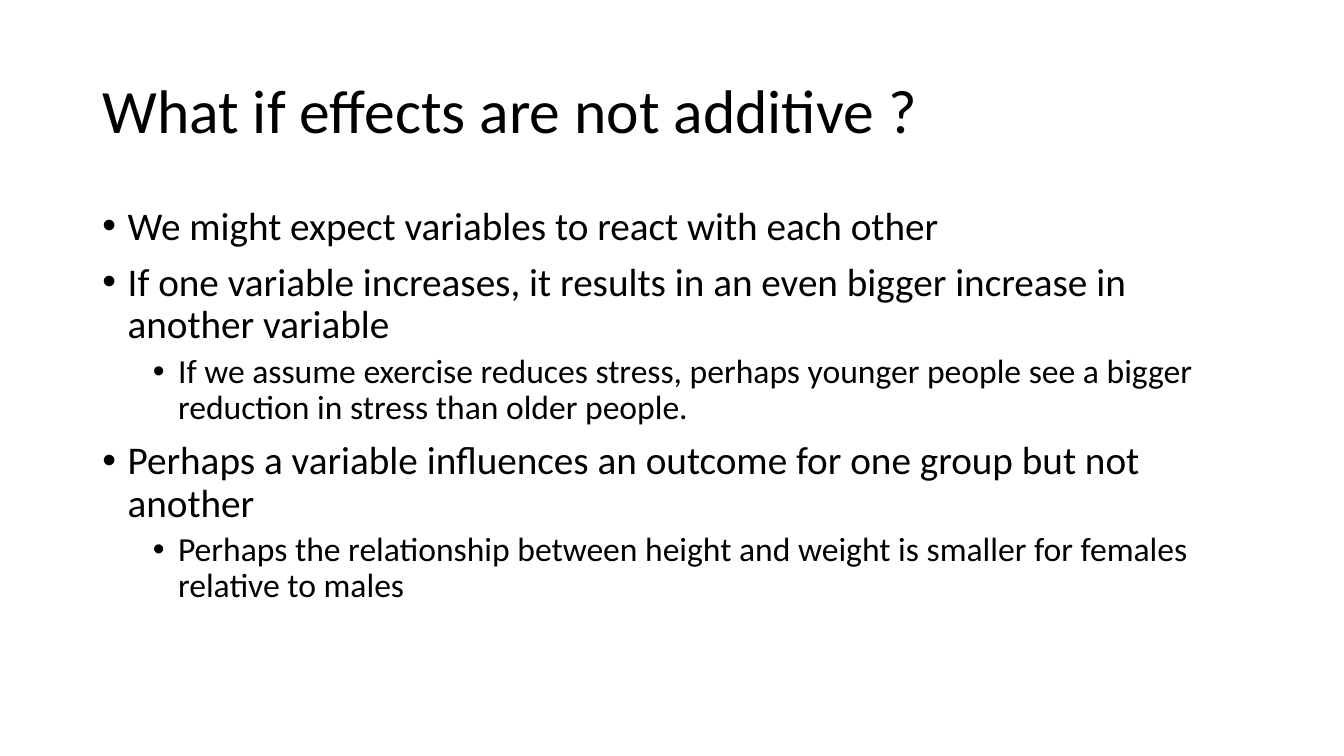
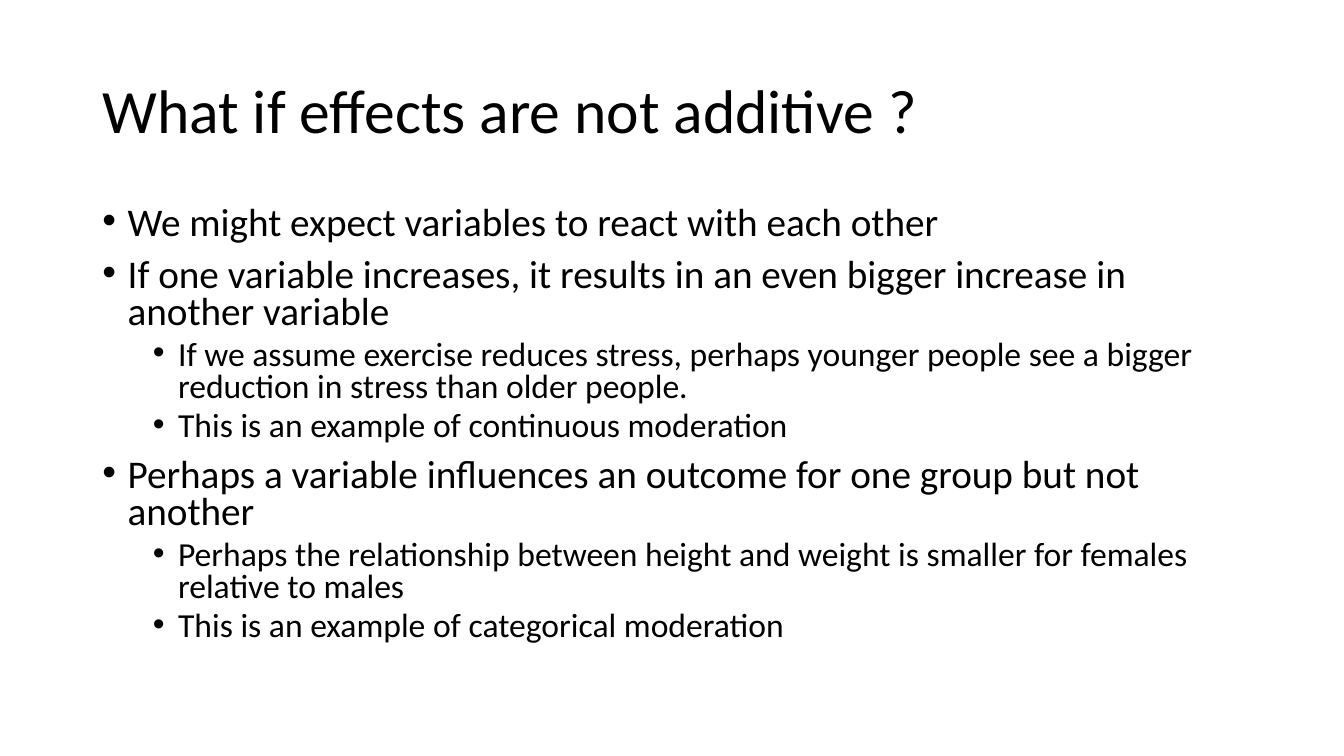
Before and after one commit to haututu/regressionLectures, a slide deck: slide 14 of regression_l1.pptx (slide 9 before the commit). Drawn at 1344x756 pixels with LibreOffice and Linux fonts; fonts in the diff are those of the drawing. Boxes give left, top, right and bottom in pixels: in the first picture for what was removed or moved away, otherwise in the second. Text is boxed around its words. In the diff, an @@ line names an element or a change of style, - is before the commit and + after.

Commit message:
Updating screenshots and figures. Corrected issue with backwards compatability, i.e., using older format ppt.

```diff
--- a/regression_l1.pptx
+++ b/regression_l1.pptx
@@ text at bbox=[128, 208, 1192, 599]: line spacing 0.9 to 0.8 @@
@@ text at bbox=[178, 413, 788, 443]: paragraph added @@
+  • This is an example of continuous moderation
@@ text at bbox=[178, 613, 784, 643]: paragraph added @@
+  • This is an example of categorical moderation
```
Also in this commit, not shown: 5 other slides changed, 20 slides added, 1 slide removed, 14 other files.
